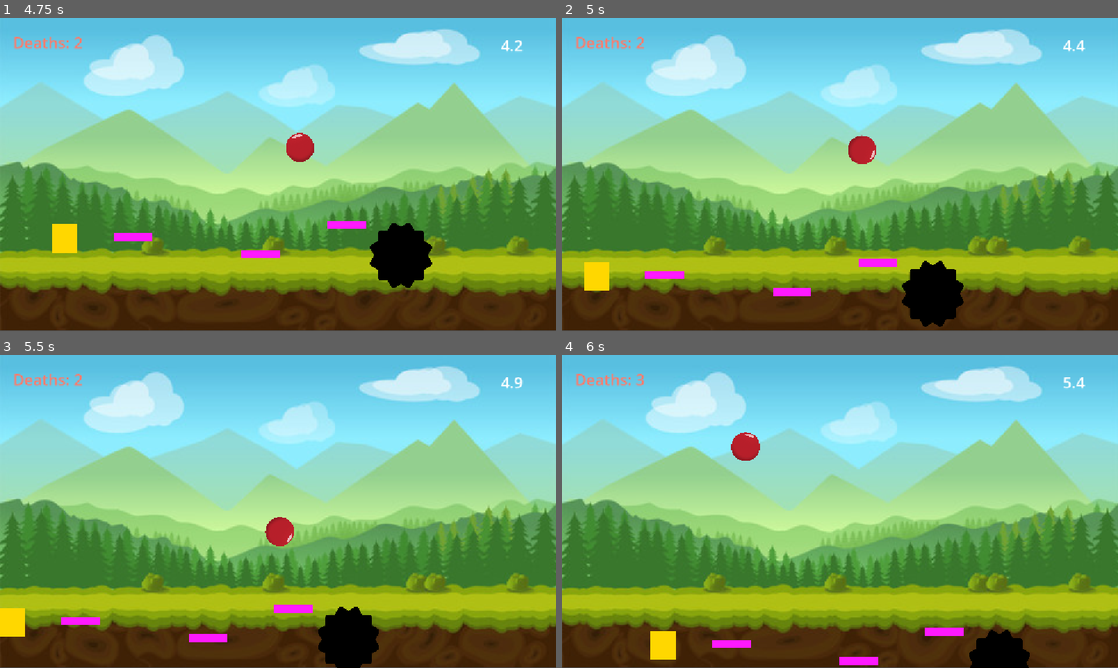
Above: before the commit, frames 1-4 (two rows, left to right).
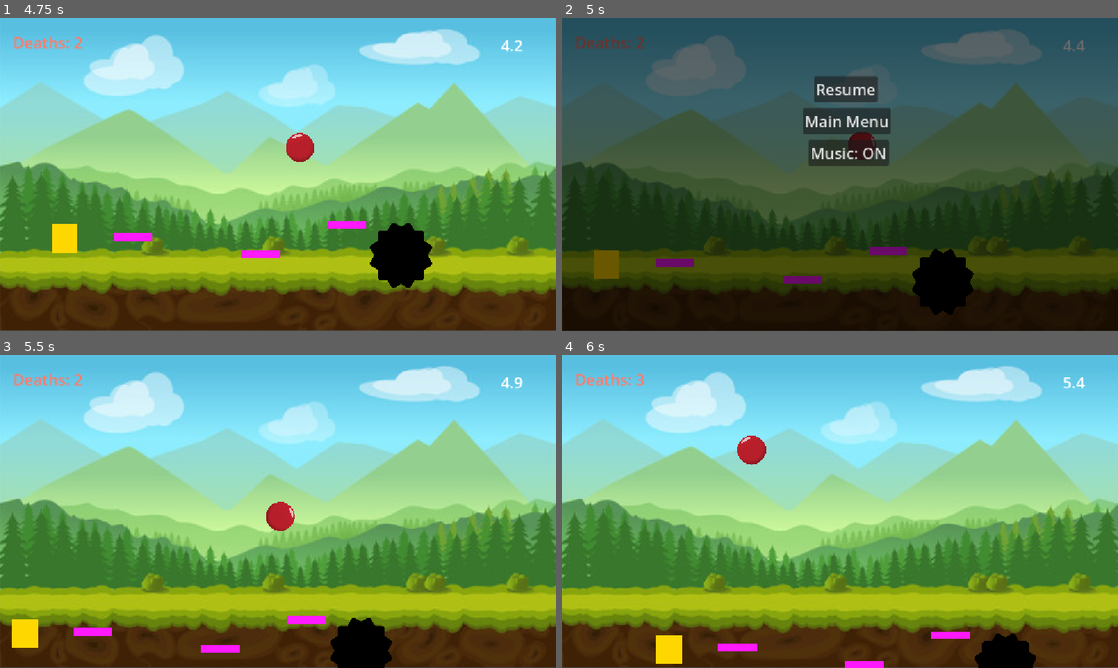
Above: after the commit, the same moments.

Repository: navilesh-creat/Rebounce
Game: Godot game, scene res://menu.tscn
The game is run twice, just before and just after one commit, with the same random seed, the same clock (stepped at 60 frames per second) and the same inputs.
Inputs (mouse positions are in pixels of both pictures, inside the frame that each line leads up to):
- Up to frame 1 (4.75 s): click "Play" at 0.5 s; tap Enter (ui_accept) at 1.25 s; move the mouse to (400, 158) at 1.27 s; hold D (right) 1.28-2.78 s; tap Space at 1.35, 2.85, 4.35 s; click (400, 158) at 1.42 s; tap W (jump) at 1.52, 2.27, 3.77, 4.52 s; move the mouse to (166, 190) at 2.02 s; tap R at 2.1, 3.6 s; click (166, 190) at 2.17 s; move the mouse to (333, 105) at 2.77 s; hold A (left) 2.78-3.53 s; click (333, 105) at 2.92 s; move the mouse to (250, 237) at 3.52 s; hold D (right) from 3.53 s (still down); click (250, 237) at 3.67 s; move the mouse to (444, 221) at 4.27 s; click (444, 221) at 4.42 s
- Up to frame 2 (5 s): keep holding D (right); tap Escape (ui_cancel) at 4.9 s
- Up to frame 3 (5.5 s): release D (right) at 5 s; click (283, 426) at 5 s, where only the run after the commit has a clickable "Resume"
- Up to frame 4 (6 s): move the mouse to (673, 464) at 5.77 s; hold A (left) from 5.78 s (still down); tap R at 5.85 s; click (673, 464) at 5.92 s

Frame 1 is identical in both runs. In frame 2, 99% of the frame differs, in the area x 0-100%, y 0-100%; in frame 3, 3.1%; in frame 4, 1.4%.

Commit message:
second

Diff:
--- a/characters.gd
+++ b/characters.gd
@@ -1,10 +1,61 @@
 extends Control
 
+const SIZE := 170.0
+const GAP := 24.0
+const COLS := 5
+
 func _ready():
-	for b in get_children():
-		if b is TextureRect:
-			b.mouse_filter = Control.MOUSE_FILTER_STOP
-			b.gui_input.connect(func(e):
-				if e is InputEventMouseButton and e.pressed and e.button_index == MOUSE_BUTTON_LEFT:
-					Global.skin = b.texture
-					get_tree().change_scene_to_file("res://menu.tscn"))
+	var vs = get_viewport_rect().size
+	var pics = []
+	for c in get_children():
+		if c is TextureRect:
+			pics.append(c)
+		elif c is TextureButton:
+			c.hide()
+
+	var bg = ColorRect.new()
+	bg.color = Color(0.08, 0.1, 0.18)
+	bg.size = vs
+	add_child(bg)
+	move_child(bg, 0)
+
+	var title = Label.new()
+	title.text = "SELECT CHARACTER"
+	title.add_theme_font_size_override("font_size", 40)
+	title.horizontal_alignment = HORIZONTAL_ALIGNMENT_CENTER
+	title.size = Vector2(vs.x, 60)
+	title.position = Vector2(0, 30)
+	add_child(title)
+
+	var back = Button.new()
+	back.text = "Back"
+	back.position = Vector2(20, 20)
+	back.pressed.connect(func(): get_tree().change_scene_to_file("res://menu.tscn"))
+	add_child(back)
+
+	var n = pics.size()
+	var rows = ceili(float(n) / COLS)
+	var grid_h = rows * SIZE + (rows - 1) * GAP
+	var start_y = 110.0 + (vs.y - 110.0 - grid_h) / 2.0
+
+	for i in n:
+		var pic = pics[i]
+		var row = i / COLS
+		var col = i % COLS
+		var in_row = min(COLS, n - row * COLS)
+		var row_w = in_row * SIZE + (in_row - 1) * GAP
+		var start_x = (vs.x - row_w) / 2.0
+
+		pic.expand_mode = TextureRect.EXPAND_IGNORE_SIZE
+		pic.stretch_mode = TextureRect.STRETCH_KEEP_ASPECT_CENTERED
+		pic.size = Vector2(SIZE, SIZE)
+		pic.position = Vector2(start_x + col * (SIZE + GAP), start_y + row * (SIZE + GAP))
+		pic.pivot_offset = Vector2(SIZE, SIZE) / 2.0
+		pic.mouse_filter = Control.MOUSE_FILTER_STOP
+		pic.mouse_default_cursor_shape = Control.CURSOR_POINTING_HAND
+		pic.mouse_entered.connect(func(): pic.scale = Vector2(1.1, 1.1))
+		pic.mouse_exited.connect(func(): pic.scale = Vector2.ONE)
+		pic.gui_input.connect(func(e):
+			if e is InputEventMouseButton and e.pressed and e.button_index == MOUSE_BUTTON_LEFT:
+				Global.skin = pic.texture
+				get_tree().change_scene_to_file("res://menu.tscn"))
--- a/global.gd
+++ b/global.gd
@@ -6,7 +6,7 @@
 
 func _ready():
 	process_mode = Node.PROCESS_MODE_ALWAYS
-	player.stream = load("res://music.mp4")
+	player.stream = load("res://music.mp3")
 	player.volume_db = -8.0
 	add_child(player)
 	player.finished.connect(player.play)
--- /dev/null
+++ b/kill_zone.gd
@@ -0,0 +1,6 @@
+extends Area2D
+
+func _ready():
+	body_entered.connect(func(body):
+		if body is CharacterBody2D:
+			body.die())
--- a/level.tscn
+++ b/level.tscn
@@ -5,6 +5,8 @@
 [ext_resource type="PackedScene" uid="uid://igc58ll8bpd7" path="res://pad.tscn" id="2_vonw3"]
 [ext_resource type="PackedScene" uid="uid://ml5yc0b2ja3o" path="res://spike.tscn" id="3_oi3di"]
 [ext_resource type="PackedScene" uid="uid://cdp606c4l2yc1" path="res://goal.tscn" id="4_0b4ue"]
+[ext_resource type="Script" uid="uid://bgf0g2e8x2e8w" path="res://pause_layer.gd" id="6_1ainy"]
+[ext_resource type="Script" uid="uid://deho1fpnyqrnd" path="res://kill_zone.gd" id="7_n6hdu"]
 
 [sub_resource type="RectangleShape2D" id="RectangleShape2D_ahmb0"]
 size = Vector2(4000, 40)
@@ -15,6 +17,8 @@
 [sub_resource type="LabelSettings" id="LabelSettings_0b4ue"]
 font_size = 32
 font_color = Color(0.9997532, 0.477652, 0.41378137, 1)
+
+[sub_resource type="RectangleShape2D" id="RectangleShape2D_dvfp6"]
 
 [node name="Level" type="Node2D" unique_id=1922790809]
 
@@ -91,3 +95,46 @@
 
 [node name="PauseLayer" type="CanvasLayer" parent="." unique_id=1130835793]
 process_mode = 3
+script = ExtResource("6_1ainy")
+
+[node name="Dim" type="ColorRect" parent="PauseLayer" unique_id=2064163458]
+anchors_preset = 15
+anchor_right = 1.0
+anchor_bottom = 1.0
+grow_horizontal = 2
+grow_vertical = 2
+tooltip_text = "Dim"
+color = Color(0, 0, 0, 0.5882353)
+
+[node name="ResumeBtn" type="Button" parent="PauseLayer" unique_id=1259391175]
+offset_left = 522.0
+offset_top = 121.0
+offset_right = 654.0
+offset_bottom = 174.0
+theme_override_font_sizes/font_size = 32
+text = "Resume"
+
+[node name="MusicBtn" type="Button" parent="PauseLayer" unique_id=229956192]
+offset_left = 511.0
+offset_top = 253.0
+offset_right = 677.0
+offset_bottom = 306.0
+theme_override_font_sizes/font_size = 32
+text = "Music: ON"
+
+[node name="MenuBtn" type="Button" parent="PauseLayer" unique_id=725089525]
+offset_left = 499.0
+offset_top = 187.0
+offset_right = 681.0
+offset_bottom = 240.0
+theme_override_font_sizes/font_size = 32
+text = "Main Menu"
+
+[node name="Sprite2D" type="Sprite2D" parent="PauseLayer" unique_id=131959525]
+
+[node name="KillZone" type="Area2D" parent="." unique_id=413350226]
+script = ExtResource("7_n6hdu")
+
+[node name="CollisionShape2D" type="CollisionShape2D" parent="KillZone" unique_id=1155115804]
+position = Vector2(6000, 100)
+shape = SubResource("RectangleShape2D_dvfp6")
--- /dev/null
+++ b/pause_layer.gd
@@ -0,0 +1,25 @@
+extends CanvasLayer
+
+func _ready():
+	visible = false
+	$ResumeBtn.pressed.connect(toggle)
+	$MusicBtn.pressed.connect(_on_music)
+	$MenuBtn.pressed.connect(_on_menu)
+
+func _input(event):
+	if event.is_action_pressed("ui_cancel"):
+		if get_tree().current_scene.get_node("CanvasLayer/WinLabel").visible:
+			return
+		toggle()
+
+func toggle():
+	visible = not visible
+	get_tree().paused = visible
+
+func _on_music():
+	Global.set_music(not Global.music_on)
+	$MusicBtn.text = "Music: On" if Global.music_on else "Music: Off"
+
+func _on_menu():
+	get_tree().paused = false
+	get_tree().change_scene_to_file("res://menu.tscn")
--- a/player.gd
+++ b/player.gd
@@ -1,7 +1,7 @@
 extends CharacterBody2D
 
 const GRAVITY = 1200.0
-const JUMP = -500.0
+const JUMP = -650.0
 const SPEED = 250.0
 const BOUNCINESS = 0.5
 const MIN_BOUNCE = 150.0
Not shown, added: kill_zone.gd.uid
Not shown, added: pause_layer.gd.uid
